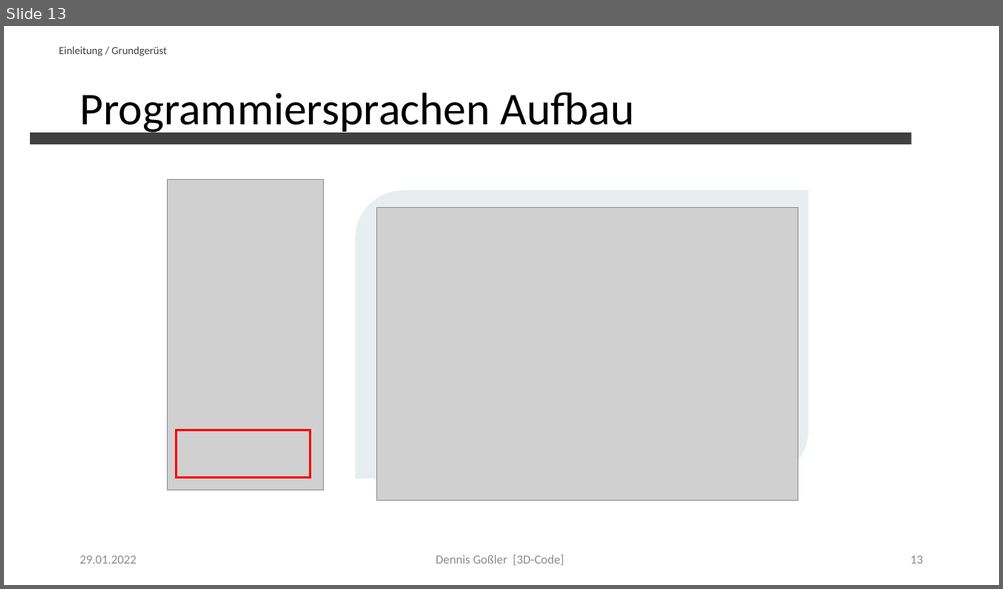
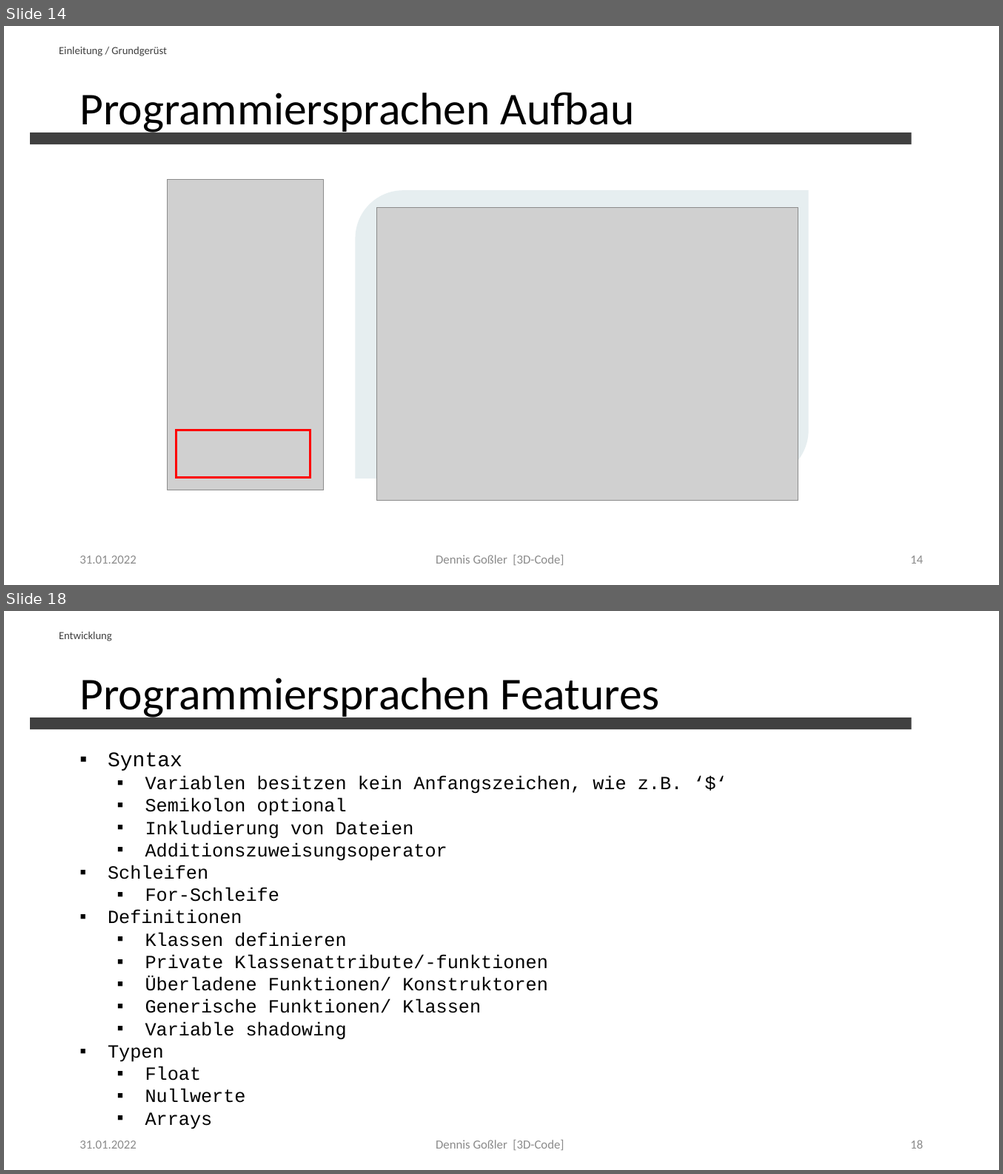
Before and after one commit to DennisGoss99/PraxProj_3DCode, a slide deck: Presentation/PraxisProj-3DCode.pptx. Shown one above the other, each under a label of ours: slide 13 before the commit, slides 14 and 18 after it; the slides between them are not shown. The pictures are 1003x589 and 1003x1174 pixels, drawn with LibreOffice and Linux fonts; fonts in the diff are those of the drawing; grey boxes stand for pictures. Boxes give left, top, right and bottom in pixels: in the first picture for what was removed or moved away, otherwise in the second. Text is boxed around its words. In the diff, an @@ line names an element or a change of style, - is before the commit and + after.

```diff
--- a/Presentation/PraxisProj-3DCode.pptx
+++ b/Presentation/PraxisProj-3DCode.pptx
@@ slide 18 added at [4,611,999,1170], background #FFFFFF @@
@@ text added at [59,632,112,641], 10.5 pt, text #404040 @@
+Entwicklung
@@ title added at [79,678,660,721], 44 pt, text #000000 @@
+Programmiersprachen Features
@@ rectangle added at [30,718,911,729], fill #404040 @@
@@ text added at [108,752,682,1130], 18 pt, text #000000 @@
+▪ Syntax
+  ▪ Variablen besitzen kein Anfangszeichen, wie z.B. ‘$‘
+  ▪ Semikolon optional
+  ▪ Inkludierung von Dateien
+  ▪ Additionszuweisungsoperator
+▪ Schleifen
+  ▪ For-Schleife
+▪ Definitionen
+  ▪ Klassen definieren
+  ▪ Private Klassenattribute/-funktionen
+  ▪ Überladene Funktionen/ Konstruktoren
+  ▪ Generische Funktionen/ Klassen
+  ▪ Variable shadowing
+▪ Typen
+  ▪ Float
+  ▪ Nullwerte
+  ▪ Arrays
@@ text added at [79,1141,136,1149], 12 pt, text #8C8C8C @@
+31.01.2022
@@ text added at [435,1140,563,1150], 12 pt, text #8C8C8C @@
+Dennis Goßler [3D-Code]
@@ page number added at [910,1140,922,1149], 12 pt, text #8C8C8C @@
+18
@@ what was slide 13 is now slide 14 @@
@@ slide 14 changed as well @@
@@ text at [79,556,136,564]: text changed @@
-29.01.2022
+31.01.2022
@@ page number at [910,556,922,564]: text changed @@
-13
+14
```
Also in this commit, not shown: 12 other slides changed, 8 other slides added, 2 slides removed.
